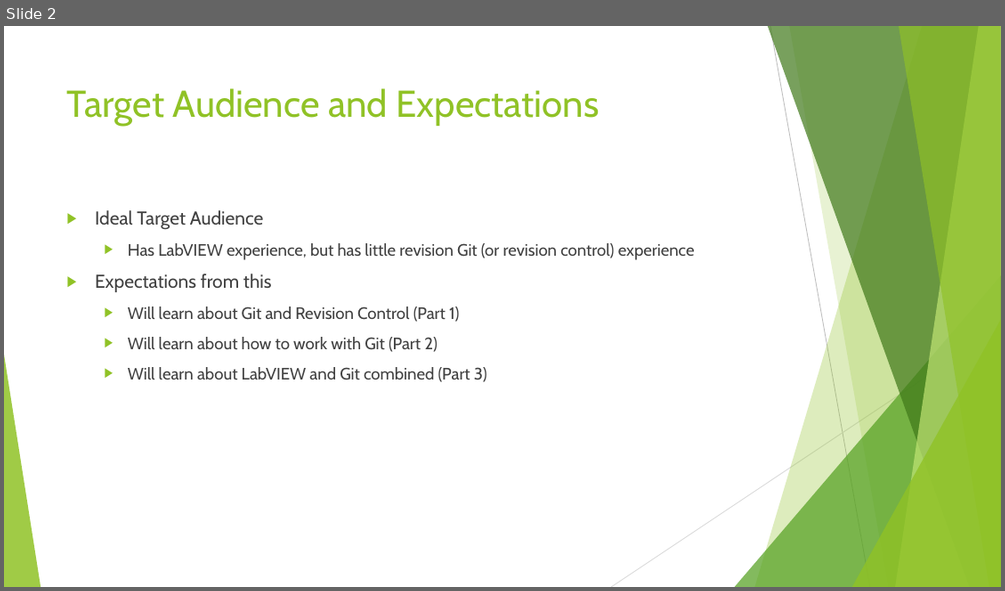
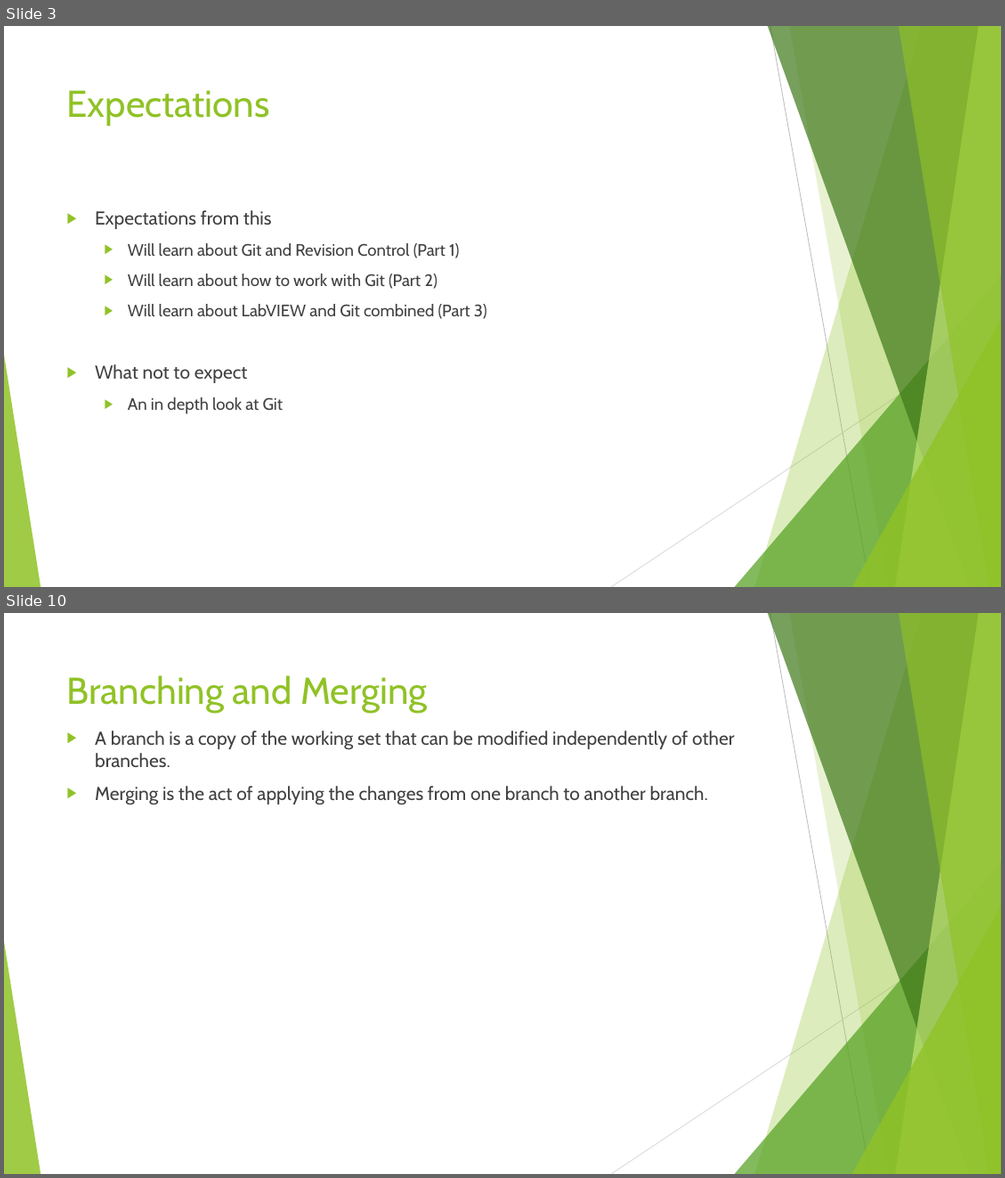
Before and after one commit to sethkaz/git-presentation, a slide deck: Git and LV.pptx. Shown one above the other, each under a label of ours: slide 2 before the commit, slides 3 and 10 after it; the slides between them are not shown. The pictures are 1005x591 and 1005x1178 pixels, drawn with LibreOffice and Linux fonts; fonts in the diff are those of the drawing. Boxes give left, top, right and bottom in pixels: in the first picture for what was removed or moved away, otherwise in the second. Text is boxed around its words. In the diff, an @@ line names an element or a change of style, - is before the commit and + after.

```diff
--- a/Git and LV.pptx
+++ b/Git and LV.pptx
@@ slide 10 added at box(4, 613, 1001, 1174), background #FFFFFF; not listed: 10 template elements that a slide beside it also shows @@
@@ title added at box(67, 675, 428, 713), 36 pt, text #90C226 @@
+Branching and Merging
@@ text added at box(95, 730, 734, 805), 18 pt, text #404040 @@
+▶ A branch is a copy of the working set that can be modified independently of other branches.
+▶ Merging is the act of applying the changes from one branch to another branch.
@@ what was slide 2 is now slide 3 @@
@@ slide 3 changed as well @@
@@ title at box(67, 90, 270, 126): text changed @@
-Target Audience and Expectations
+Expectations
@@ text at box(95, 210, 695, 260): paragraphs removed @@
-▶ Ideal Target Audience
-  ▶ Has LabVIEW experience, but has little revision Git (or revision control) experience
@@ text at box(95, 364, 283, 414): paragraphs added @@
+▶ What not to expect
+  ▶ An in depth look at Git
```
Also in this commit, not shown: 1 other slide changed, 10 other slides added, 1 slide removed.
